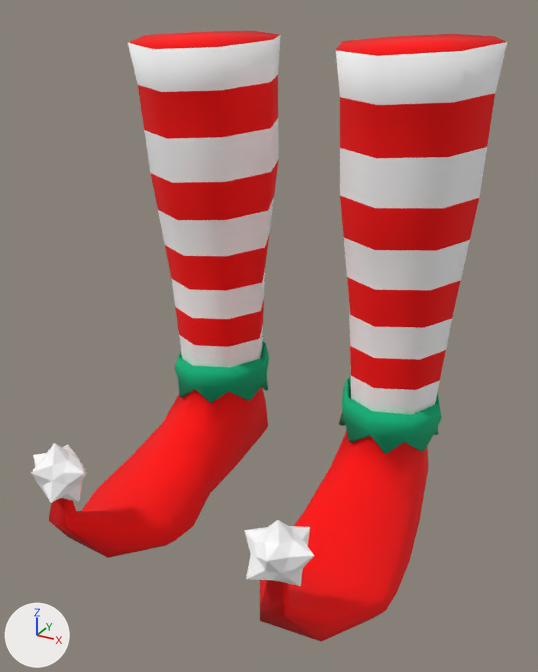
The glTF model assets/xmas_2019/feet/Feet_Elf/Feet_Elf.glb as it was, and as the next commit left it.
The view is the same before and after, from a 50 mm camera at (0.275, -0.556, 0.427) aimed at (0.012, -0.077, 0.188). Lighting does not change. The marker at lower left points along +X, +Y and +Z. Where no turn or scale is listed for an object, it has been applied to the vertices. Vertices at the same position are counted once.

Objects in the first picture: 'Feet_Elf'.
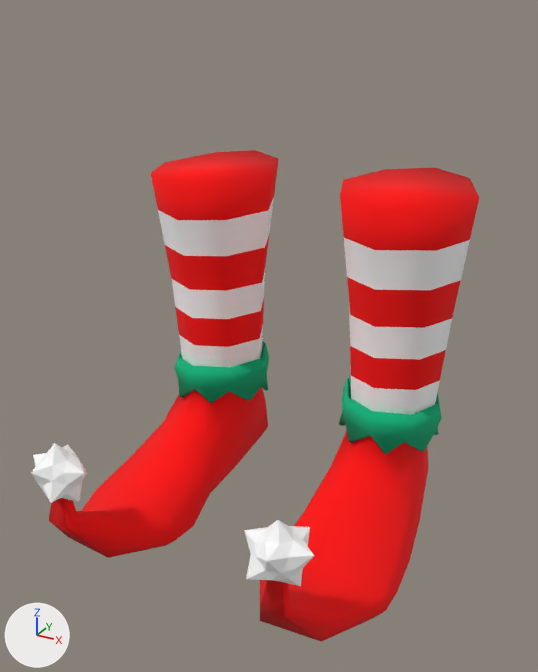
Changed parts and their boxes [x1, y1, x2, y2] in the pictures (538 x 672 px):
'Feet_Elf', reshaped (19% shorter): before [31, 31, 507, 642]; after [31, 150, 479, 642]
part 1 of me_mesh_044, cut back: before [128, 31, 507, 208]; after [151, 150, 479, 208]

The edits, one by one:
me_mesh_044 is used by ob_feet_elf; location (0.0, 0.0, 0.0).
me_mesh_044 had 488 vertices, 960 faces and spanned x -0.154..0.154, y -0.237..0.085, z 0.0..0.408.
me_mesh_044 now has 438 vertices, 860 faces and spans x -0.146..0.146, y -0.237..0.079, z 0.0..0.302.
Part 1, on me_mesh_044:
50 vertices are removed from x -0.154..0.154, y -0.073..0.085, z 0.332..0.408.
112 faces are deleted.
12 new faces join them.
